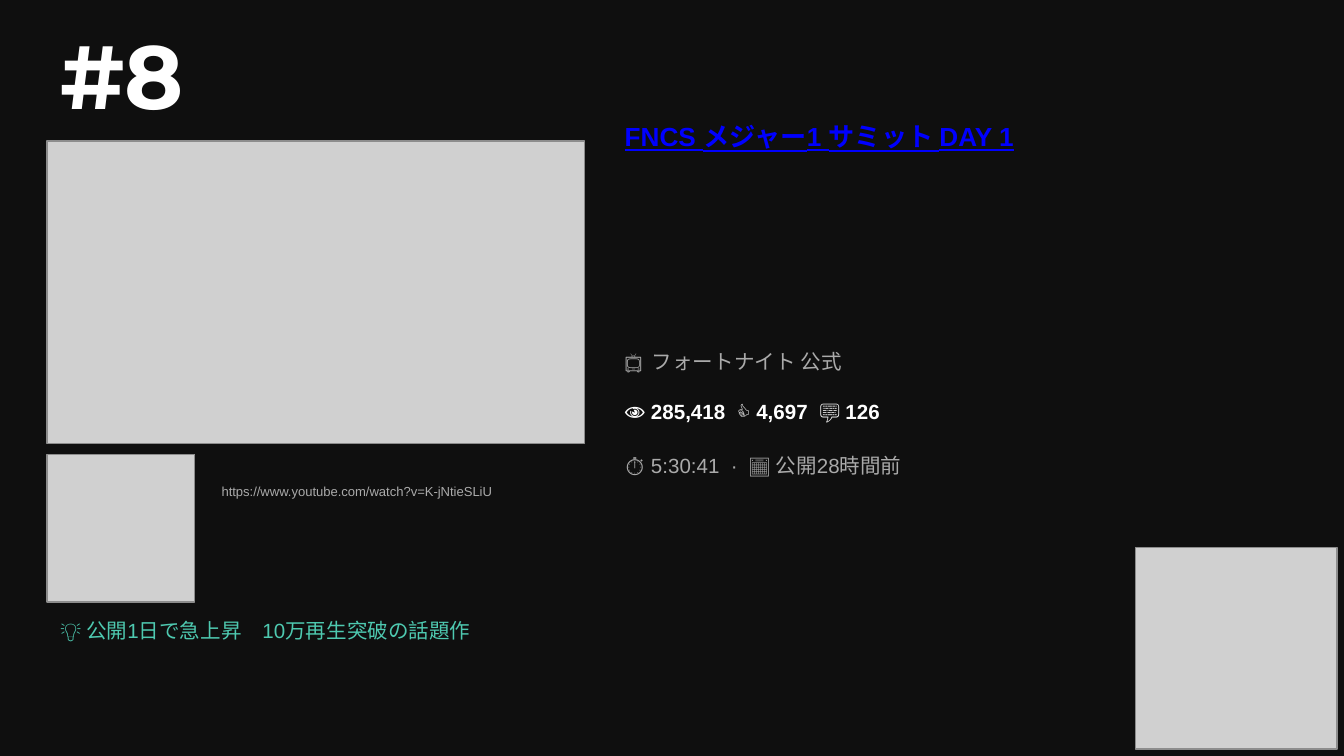
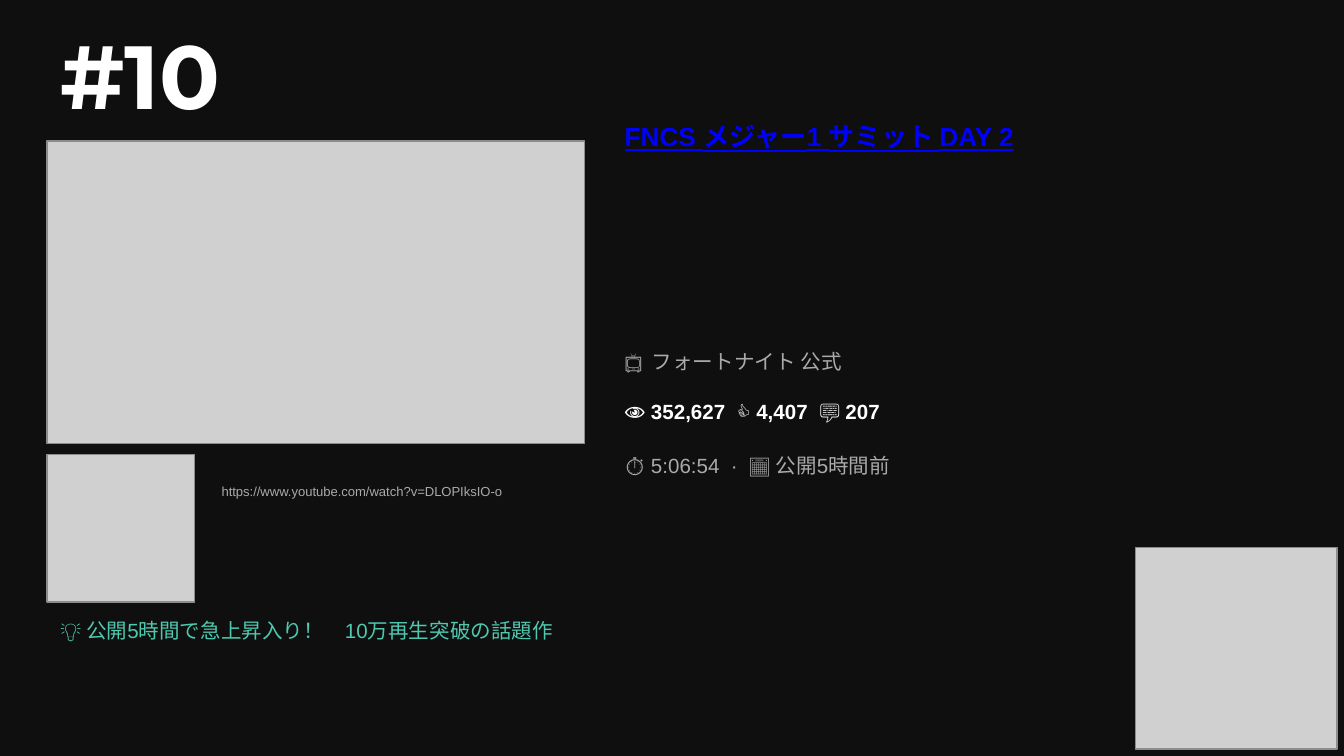
Before and after one commit to asaneasaburo0910-hub/youtube-crawler, a slide deck: slide 2 of youtube_ranking_20260531.pptx (slide 4 before the commit). Drawn at 1344x756 pixels with LibreOffice and Linux fonts; fonts in the diff are those of the drawing; grey boxes stand for pictures. Boxes give left, top, right and bottom in pixels: in the first picture for what was removed or moved away, otherwise in the second. Text is boxed around its words. In the diff, an @@ line names an element or a change of style, - is before the commit and + after.

```diff
--- a/youtube_ranking_20260531.pptx
+++ b/youtube_ranking_20260531.pptx
@@ text at (60, 45, 220, 110): text changed @@
-#8
+#10
@@ text at (625, 125, 1014, 152): text changed @@
-FNCS メジャー1 サミット DAY 1
+FNCS メジャー1 サミット DAY 2
@@ text at (651, 404, 879, 423): text changed @@
-👁 285,418 👍 4,697 💬 126
+👁 352,627 👍 4,407 💬 207
@@ text at (651, 456, 890, 475): text changed @@
-⏱ 5:30:41 · 📅 公開28時間前
+⏱ 5:06:54 · 📅 公開5時間前
@@ text at (222, 486, 503, 499): text changed @@
-https://www.youtube.com/watch?v=K-jNtieSLiU
+https://www.youtube.com/watch?v=DLOPIksIO-o
@@ text at (86, 621, 553, 640): text changed @@
-💡 公開1日で急上昇 10万再生突破の話題作
+💡 公開5時間で急上昇入り！ 10万再生突破の話題作
```
Also in this commit, not shown: 12 other slides changed, 1 slide added, 1 slide removed, 1 other file.
